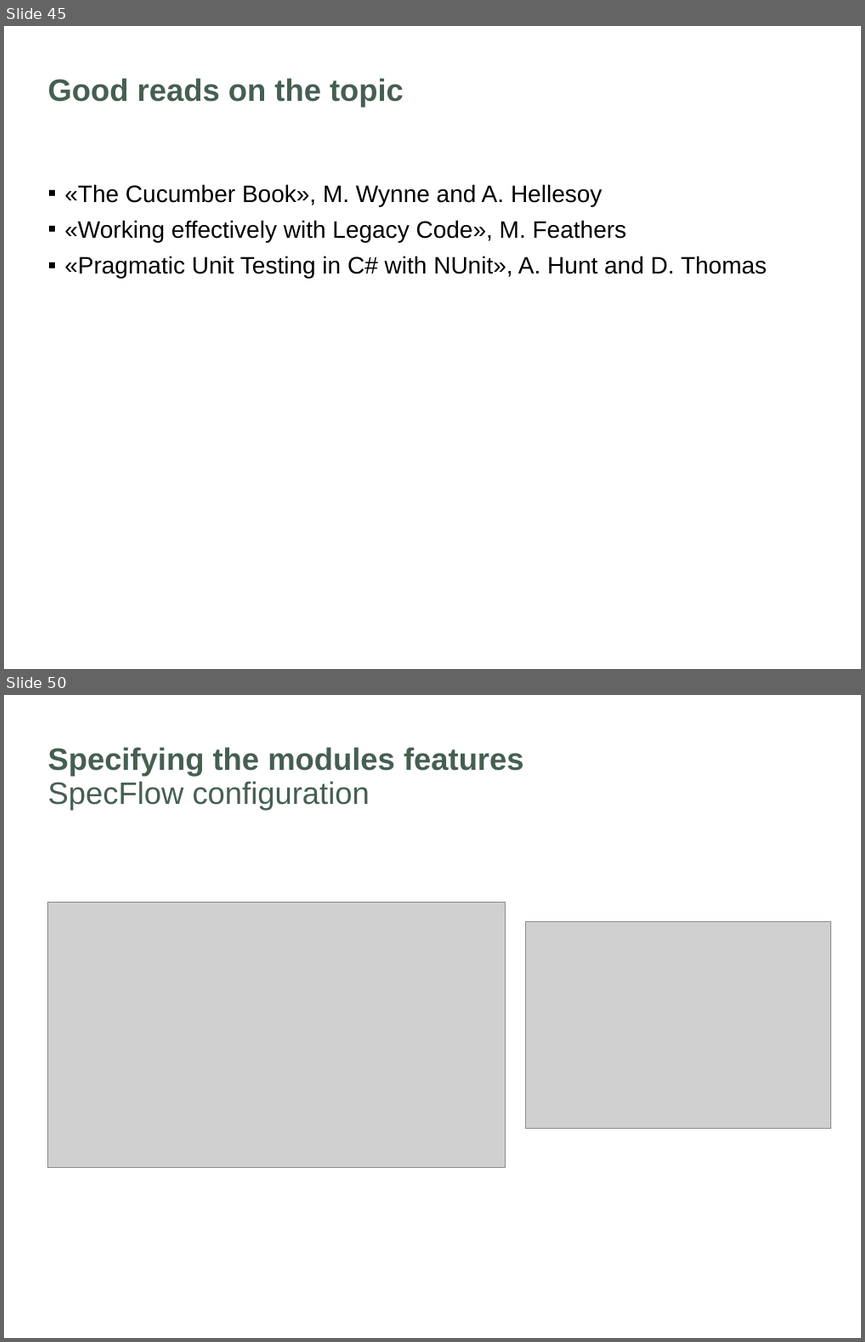
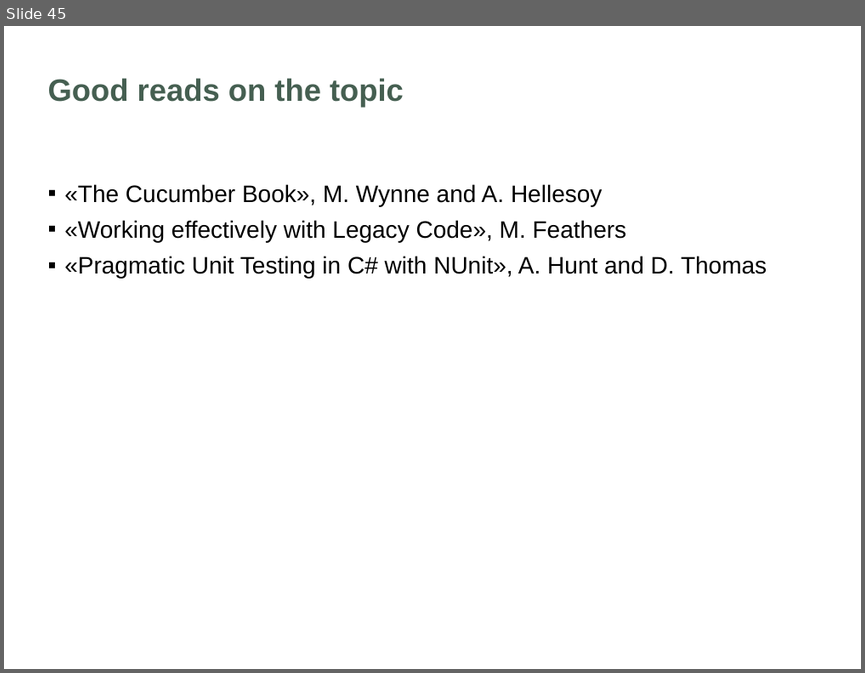
Before and after one commit to softozor/csharp-bdd-tdd, a slide deck: unit-testing.pptx. Shown one above the other, each under a label of ours: slides 45 and 50 before the commit, slide 45 after it; the slides between them are not shown. The pictures are 865x1342 and 865x673 pixels, drawn with LibreOffice and Linux fonts; fonts in the diff are those of the drawing; grey boxes stand for pictures; background and template pictures are left out. Boxes give left, top, right and bottom in pixels: in the first picture for what was removed or moved away, otherwise in the second. Text is boxed around its words. In the diff, an @@ line names an element or a change of style, - is before the commit and + after.

```diff
--- a/unit-testing.pptx
+++ b/unit-testing.pptx
@@ slide 50 removed at [4, 695, 861, 1338], background #FFFFFF @@
@@ title removed at [48, 747, 524, 777] @@
-Specifying the modules features
@@ subtitle removed at [48, 781, 370, 811] @@
-SpecFlow configuration
@@ picture removed at [47, 902, 506, 1167] @@
@@ picture removed at [526, 922, 831, 1129] @@
```
Also in this commit, not shown: 6 other slides removed, 57 other files.
